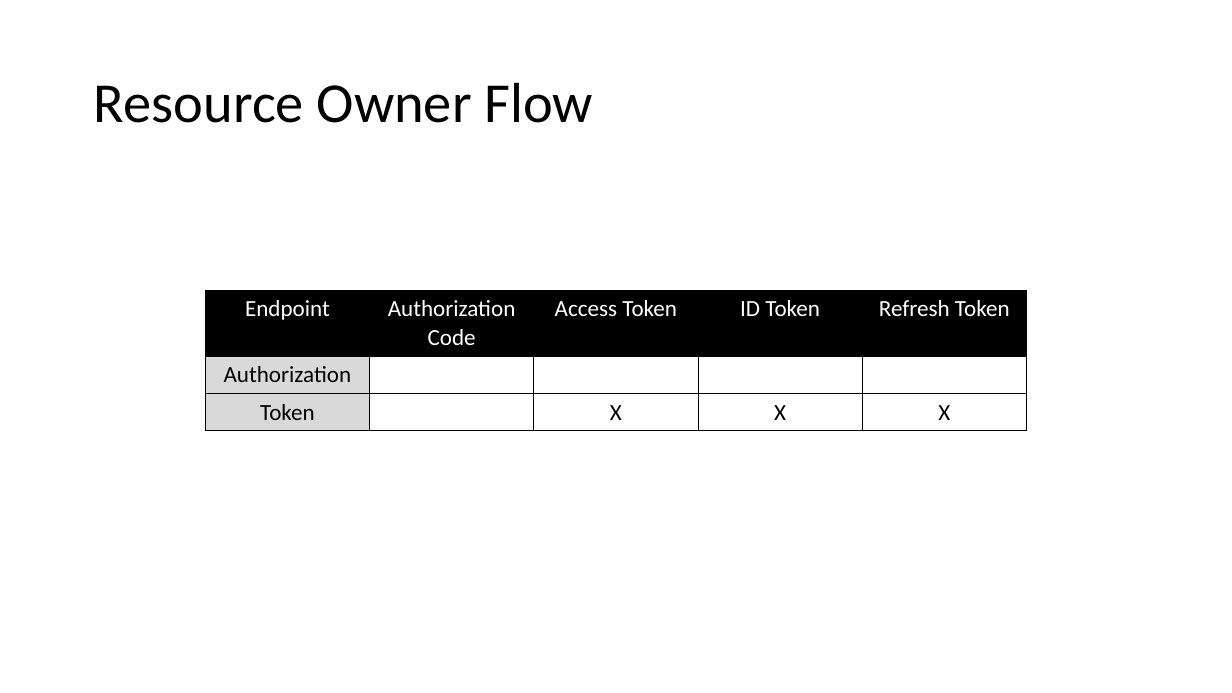
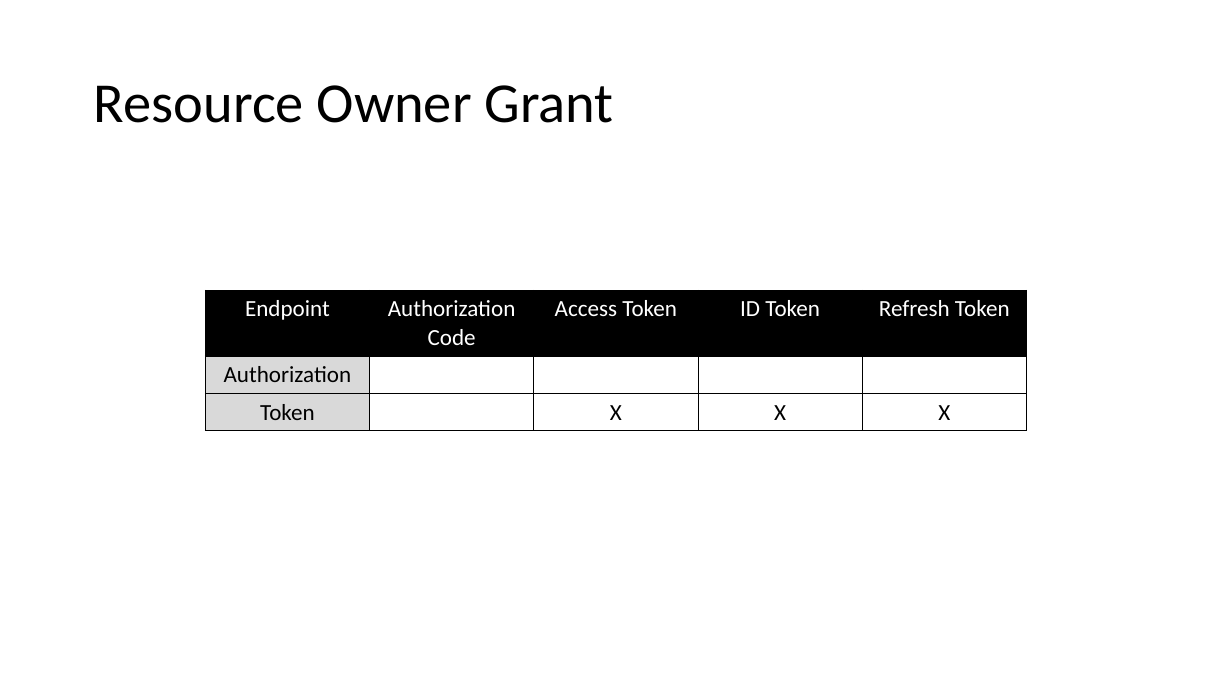
Before and after one commit to danielwagn3r/openid-workshop, a slide deck: slide 35 of OpenID Connect & OAuth.pptx. Drawn at 1232x693 pixels with LibreOffice and Linux fonts; fonts in the diff are those of the drawing. Boxes give left, top, right and bottom in pixels: in the first picture for what was removed or moved away, otherwise in the second. Text is boxed around its words. In the diff, an @@ line names an element or a change of style, - is before the commit and + after.

```diff
--- a/OpenID Connect & OAuth.pptx
+++ b/OpenID Connect & OAuth.pptx
@@ title at <box>94,85,613,123</box>: text changed @@
-Resource Owner Flow
+Resource Owner Grant
```
Also in this commit, not shown: 15 other slides changed, 1 slide added, 1 slide removed.
